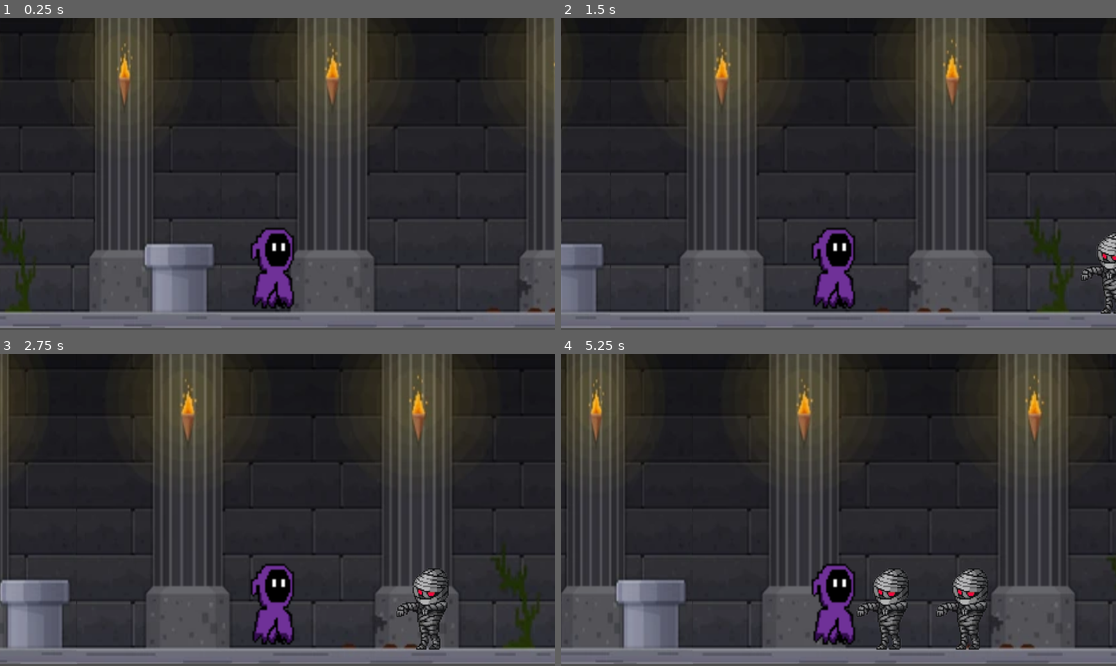
Above: before the commit, frames 1-4 (two rows, left to right).
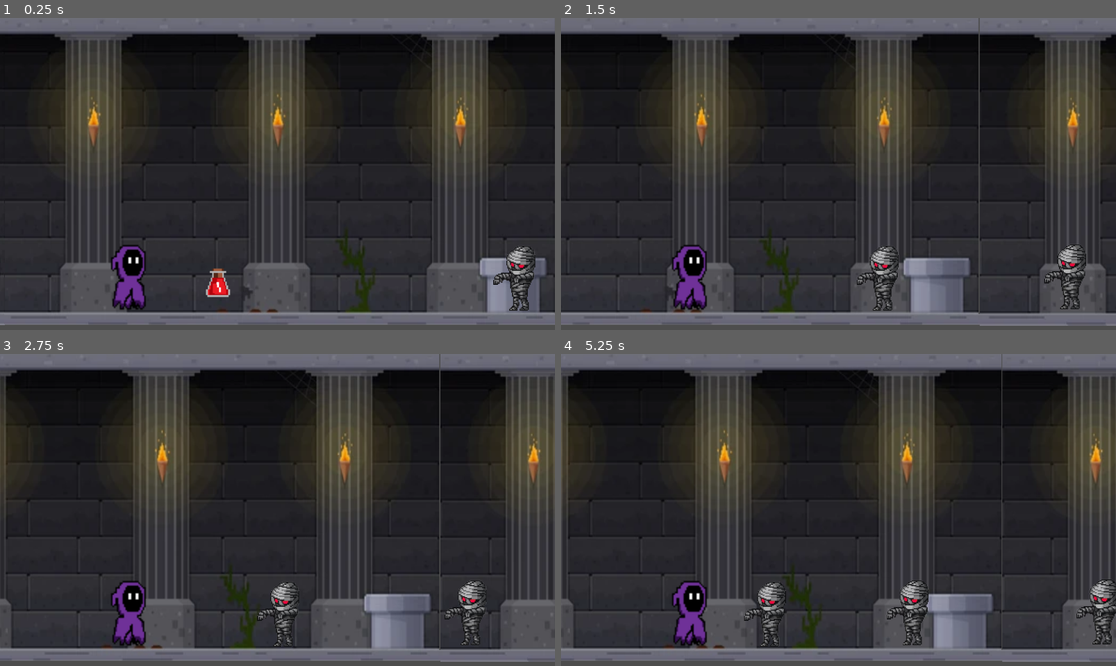
Above: after the commit, the same moments.

Repository: Waddle986/Game-Jam
Game: Godot game, scene res://platformer_game.tscn
Two runs of this game, one before a commit and one after it. Both use one fixed random seed, a clock stepped at 60 frames per second and the inputs below.
Inputs:
- Up to frame 1 (0.25 s): no input
- Up to frame 2 (1.5 s): hold D (move_right) from 0.53 s (still down)
- Up to frame 3 (2.75 s): release D (move_right) at 2.03 s; hold A (move_left) from 2.03 s (still down)
- Up to frame 4 (5.25 s): release A (move_left) at 2.78 s; hold D (move_right) 2.78-4.28 s; hold A (move_left) 4.28-5.03 s; hold D (move_right) from 5.03 s (still down)

The runs differ from the first frame. In frame 1, 43% of the frame differs, in the area x 0-100%, y 0-100%; in frame 2, 38%; in frame 3, 42%; in frame 4, 53%.

Commit message:
Add files via upload

Diff:
--- /dev/null
+++ b/block.tscn
@@ -0,0 +1,18 @@
+[gd_scene load_steps=3 format=3 uid="uid://c4dfojwnc8ncm"]
+
+[ext_resource type="Texture2D" uid="uid://bf4o2f1yleemk" path="res://background.png" id="1_im0tn"]
+
+[sub_resource type="RectangleShape2D" id="RectangleShape2D_xfwl5"]
+size = Vector2(100, 78)
+
+[node name="StaticBody2D" type="StaticBody2D"]
+
+[node name="Background" type="Sprite2D" parent="."]
+position = Vector2(1, 2)
+texture = ExtResource("1_im0tn")
+region_enabled = true
+region_rect = Rect2(426, 383, 101, 78)
+
+[node name="CollisionShape2D" type="CollisionShape2D" parent="."]
+position = Vector2(2, 3)
+shape = SubResource("RectangleShape2D_xfwl5")
--- /dev/null
+++ b/camera_2d.gd
@@ -0,0 +1,9 @@
+extends Camera2D
+
+var fixed_y = 0
+
+func _ready():
+	fixed_y = global_position.y
+
+func _process(delta):
+	global_position = Vector2(global_position.x, fixed_y)
--- a/enemy.gd
+++ b/enemy.gd
@@ -1,7 +1,6 @@
-extends CharacterBody2D
-
-const speed = 200
+extends CharacterBody2D # Or KinematicBody2D for Godot 3.x
+@export var speed: float = -100.0
 
 func _physics_process(delta):
-	velocity.x = -speed
+	velocity.x = speed  # Move to the right
 	move_and_slide()
--- a/enemy.tscn
+++ b/enemy.tscn
@@ -1,20 +1,28 @@
 [gd_scene load_steps=4 format=3 uid="uid://bqc854ok58jy8"]
 
-[ext_resource type="Script" path="res://enemy.gd" id="1_mttrr"]
+[ext_resource type="Script" uid="uid://b60nqpwkgpw2" path="res://enemy.gd" id="1_mttrr"]
 [ext_resource type="Texture2D" uid="uid://diuq4s7ocutp" path="res://Untitled_drawing-removebg-preview.png" id="2_girew"]
 
 [sub_resource type="RectangleShape2D" id="RectangleShape2D_nl0vd"]
 size = Vector2(96, 133)
 
-[node name="CharacterBody2D" type="CharacterBody2D"]
+[node name="Enemy" type="CharacterBody2D"]
 position = Vector2(1, 0)
 script = ExtResource("1_mttrr")
 
-[node name="UntitledDrawing-removebg-preview" type="Sprite2D" parent="."]
+[node name="Sprite2D" type="Sprite2D" parent="."]
 position = Vector2(-2, -1)
 scale = Vector2(0.360442, 0.387689)
 texture = ExtResource("2_girew")
 
+[node name="LedgeCheck" type="RayCast2D" parent="."]
+position = Vector2(-55, 32)
+
+[node name="WallCheck" type="RayCast2D" parent="."]
+position = Vector2(-54, -9.53674e-07)
+rotation = 1.31803
+target_position = Vector2(-12.974, 51.3875)
+
 [node name="CollisionShape2D" type="CollisionShape2D" parent="."]
 position = Vector2(-5, 2.5)
 shape = SubResource("RectangleShape2D_nl0vd")
--- a/platformer_game.tscn
+++ b/platformer_game.tscn
@@ -1,9 +1,12 @@
-[gd_scene load_steps=5 format=3 uid="uid://bi14cpsxonkhw"]
+[gd_scene load_steps=8 format=3 uid="uid://bi14cpsxonkhw"]
 
 [ext_resource type="Texture2D" uid="uid://bf4o2f1yleemk" path="res://background.png" id="1_4382m"]
 [ext_resource type="PackedScene" uid="uid://dolodrypyt3q0" path="res://player.gd.tscn" id="2_opmgh"]
 [ext_resource type="PackedScene" uid="uid://ckp7gagts6mhg" path="res://floor.tscn" id="3_dqpf4"]
+[ext_resource type="Script" uid="uid://cunr1jhdygfqw" path="res://camera_2d.gd" id="4_7hi1j"]
 [ext_resource type="PackedScene" uid="uid://bqc854ok58jy8" path="res://enemy.tscn" id="4_eises"]
+[ext_resource type="PackedScene" uid="uid://c4dfojwnc8ncm" path="res://block.tscn" id="4_vs4rv"]
+[ext_resource type="PackedScene" uid="uid://obf1vgk13u81" path="res://potion.tscn" id="5_bl7hc"]
 
 [node name="Node2D" type="Node2D"]
 
@@ -24,38 +27,164 @@
 region_enabled = true
 region_rect = Rect2(527, 1, 430, 479)
 
+[node name="Background4" type="Sprite2D" parent="Background2"]
+position = Vector2(956.224, -9.86288)
+scale = Vector2(1.14611, 1.01088)
+texture = ExtResource("1_4382m")
+region_enabled = true
+region_rect = Rect2(0, 0, 826, 459)
+
+[node name="Background5" type="Sprite2D" parent="Background2"]
+position = Vector2(958.744, 439.736)
+scale = Vector2(1.18708, 1.03)
+texture = ExtResource("1_4382m")
+region_enabled = true
+region_rect = Rect2(8, 29, 808, 430)
+
+[node name="Background3" type="Sprite2D" parent="."]
+position = Vector2(4006, 323)
+scale = Vector2(1.19687, 1.35386)
+texture = ExtResource("1_4382m")
+
+[node name="Background4" type="Sprite2D" parent="."]
+position = Vector2(5159, 309)
+scale = Vector2(1.21354, 1.34551)
+texture = ExtResource("1_4382m")
+region_enabled = true
+region_rect = Rect2(0, 0, 960, 461)
+
+[node name="Background5" type="Sprite2D" parent="."]
+position = Vector2(6319, 322)
+scale = Vector2(1.20313, 1.35595)
+texture = ExtResource("1_4382m")
+
 [node name="StaticBody2D" parent="." instance=ExtResource("3_dqpf4")]
-position = Vector2(577, 631)
+position = Vector2(574, 631)
 
 [node name="StaticBody2D2" parent="." instance=ExtResource("3_dqpf4")]
 position = Vector2(1725, 631)
 
-[node name="CharacterBody2D" parent="." instance=ExtResource("2_opmgh")]
-position = Vector2(98, 546)
+[node name="player" parent="." instance=ExtResource("2_opmgh")]
+position = Vector2(270, 555)
 
-[node name="Camera2D" type="Camera2D" parent="CharacterBody2D"]
-position = Vector2(4, -162)
+[node name="Camera2D" type="Camera2D" parent="player"]
+position = Vector2(305, -226)
 scale = Vector2(1.51288, -112.954)
-zoom = Vector2(1.25, 1.25)
+script = ExtResource("4_7hi1j")
 
-[node name="CharacterBody2D2" parent="." instance=ExtResource("4_eises")]
-position = Vector2(1514, 550)
+[node name="Enemy1" parent="." instance=ExtResource("4_eises")]
+position = Vector2(1100, 544)
 
-[node name="CharacterBody2D3" parent="." instance=ExtResource("4_eises")]
-position = Vector2(1141, 550)
+[node name="Enemy2" parent="." instance=ExtResource("4_eises")]
+position = Vector2(1489, 541)
 
-[node name="CharacterBody2D4" parent="." instance=ExtResource("4_eises")]
-position = Vector2(1835, 548)
-
-[node name="Background3" type="Sprite2D" parent="."]
-position = Vector2(2863, 309)
-scale = Vector2(1.36458, 1.35804)
-texture = ExtResource("1_4382m")
-region_enabled = true
-region_rect = Rect2(0, 0, 826, 459)
-
-[node name="StaticBody2D3" parent="." instance=ExtResource("3_dqpf4")]
-position = Vector2(2858, 27)
+[node name="Enemy3" parent="." instance=ExtResource("4_eises")]
+position = Vector2(1883, 539)
 
 [node name="StaticBody2D4" parent="." instance=ExtResource("3_dqpf4")]
 position = Vector2(-567, 630)
+
+[node name="StaticBody2D5" parent="." instance=ExtResource("4_vs4rv")]
+position = Vector2(2454, 531)
+
+[node name="StaticBody2D6" parent="." instance=ExtResource("4_vs4rv")]
+position = Vector2(2707, 461)
+
+[node name="StaticBody2D7" parent="." instance=ExtResource("4_vs4rv")]
+position = Vector2(2809, 461)
+
+[node name="StaticBody2D8" parent="." instance=ExtResource("4_vs4rv")]
+position = Vector2(3111, 560)
+
+[node name="StaticBody2D9" parent="." instance=ExtResource("4_vs4rv")]
+position = Vector2(3213, 560)
+
+[node name="StaticBody2D10" parent="." instance=ExtResource("3_dqpf4")]
+position = Vector2(4006, 635)
+
+[node name="Potion" parent="." instance=ExtResource("5_bl7hc")]
+position = Vector2(451, 564)
+
+[node name="Potion2" parent="." instance=ExtResource("5_bl7hc")]
+position = Vector2(2702, 392)
+
+[node name="Potion3" parent="." instance=ExtResource("5_bl7hc")]
+position = Vector2(2809, 393)
+
+[node name="Potion4" parent="." instance=ExtResource("5_bl7hc")]
+position = Vector2(3221, 493)
+
+[node name="Potion5" parent="." instance=ExtResource("5_bl7hc")]
+position = Vector2(2454, 463)
+
+[node name="Potion6" parent="." instance=ExtResource("5_bl7hc")]
+position = Vector2(3106, 493)
+
+[node name="Potion7" parent="." instance=ExtResource("5_bl7hc")]
+position = Vector2(3847, 576)
+
+[node name="Potion8" parent="." instance=ExtResource("5_bl7hc")]
+position = Vector2(4021, 575)
+
+[node name="Potion9" parent="." instance=ExtResource("5_bl7hc")]
+position = Vector2(4203, 579)
+
+[node name="StaticBody2D3" parent="." instance=ExtResource("4_vs4rv")]
+position = Vector2(4798, 521)
+
+[node name="StaticBody2D11" parent="." instance=ExtResource("4_vs4rv")]
+position = Vector2(4902, 521)
+
+[node name="StaticBody2D12" parent="." instance=ExtResource("4_vs4rv")]
+position = Vector2(5148, 394)
+
+[node name="StaticBody2D13" parent="." instance=ExtResource("4_vs4rv")]
+position = Vector2(5250, 394)
+
+[node name="StaticBody2D14" parent="." instance=ExtResource("4_vs4rv")]
+position = Vector2(5503, 293)
+
+[node name="StaticBody2D15" parent="." instance=ExtResource("4_vs4rv")]
+position = Vector2(5602, 293)
+
+[node name="StaticBody2D16" parent="." instance=ExtResource("4_vs4rv")]
+position = Vector2(5703, 293)
+
+[node name="Potion10" parent="." instance=ExtResource("5_bl7hc")]
+position = Vector2(4797, 457)
+
+[node name="Potion11" parent="." instance=ExtResource("5_bl7hc")]
+position = Vector2(4903, 456)
+
+[node name="Potion12" parent="." instance=ExtResource("5_bl7hc")]
+position = Vector2(5146, 319)
+
+[node name="Potion13" parent="." instance=ExtResource("5_bl7hc")]
+position = Vector2(5249, 321)
+
+[node name="Potion14" parent="." instance=ExtResource("5_bl7hc")]
+position = Vector2(5502, 227)
+
+[node name="Potion15" parent="." instance=ExtResource("5_bl7hc")]
+position = Vector2(5604, 221)
+
+[node name="Potion16" parent="." instance=ExtResource("5_bl7hc")]
+position = Vector2(5698, 225)
+
+[node name="StaticBody2D17" parent="." instance=ExtResource("3_dqpf4")]
+position = Vector2(6315, 635)
+
+[node name="Potion17" parent="." instance=ExtResource("5_bl7hc")]
+position = Vector2(6069, 580)
+
+[node name="Potion18" parent="." instance=ExtResource("5_bl7hc")]
+position = Vector2(6166, 584)
+
+[node name="Potion19" parent="." instance=ExtResource("5_bl7hc")]
+position = Vector2(6258, 583)
+
+[node name="Potion20" parent="." instance=ExtResource("5_bl7hc")]
+position = Vector2(6350, 583)
+
+[node name="Enemy" parent="." instance=ExtResource("4_eises")]
+position = Vector2(6603, 553)
--- a/player.gd
+++ b/player.gd
@@ -1,8 +1,8 @@
 extends CharacterBody2D
 
-
+var score = 0
 const SPEED = 300.0
-const JUMP_VELOCITY = -400.0
+const JUMP_VELOCITY = -525.0
 
 # Get the gravity from the project settings to be synced with RigidBody nodes.
 var gravity = ProjectSettings.get_setting("physics/2d/default_gravity")
--- /dev/null
+++ b/potion.gd
@@ -0,0 +1,10 @@
+extends Area2D
+
+
+
+
+func _on_body_entered(body: Node2D) -> void:
+	if body.name == "player":
+		body.score += 1
+		self.queue_free()
+		print(body.score)
--- a/potion.tscn
+++ b/potion.tscn
@@ -1,16 +1,20 @@
-[gd_scene load_steps=3 format=3 uid="uid://bj21tv0algpqc"]
+[gd_scene load_steps=4 format=3 uid="uid://obf1vgk13u81"]
 
+[ext_resource type="Script" uid="uid://cunn68fg8j2fa" path="res://potion.gd" id="1_174ht"]
 [ext_resource type="Texture2D" uid="uid://cicen8i6suvi5" path="res://pixilart-drawing.png" id="1_d4lyd"]
 
-[sub_resource type="RectangleShape2D" id="RectangleShape2D_l4oke"]
-size = Vector2(50, 59)
+[sub_resource type="RectangleShape2D" id="RectangleShape2D_174ht"]
+size = Vector2(51, 60)
 
-[node name="StaticBody2D" type="StaticBody2D"]
+[node name="Potion" type="Area2D"]
+script = ExtResource("1_174ht")
 
 [node name="Pixilart-drawing" type="Sprite2D" parent="."]
-position = Vector2(-2, -6)
+position = Vector2(-1, -7)
 texture = ExtResource("1_d4lyd")
 
 [node name="CollisionShape2D" type="CollisionShape2D" parent="."]
-position = Vector2(0, -8.5)
-shape = SubResource("RectangleShape2D_l4oke")
+position = Vector2(0.5, -9)
+shape = SubResource("RectangleShape2D_174ht")
+
+[connection signal="body_entered" from="." to="." method="_on_body_entered"]
--- a/project.godot
+++ b/project.godot
@@ -12,34 +12,34 @@
 
 config/name="Game Jam"
 run/main_scene="res://platformer_game.tscn"
-config/features=PackedStringArray("4.2", "Forward Plus")
+config/features=PackedStringArray("4.4", "Forward Plus")
 config/icon="res://icon.svg"
 
 [input]
 
 move_right={
 "deadzone": 0.5,
-"events": [Object(InputEventKey,"resource_local_to_scene":fa …(172 unchanged characters)… eycode":68,"key_label":0,"unicode":100,"echo":false,"script":null)
+"events": [Object(InputEventKey,"resource_local_to_scene":fa …(172 unchanged characters)… eycode":68,"key_label":0,"unicode":100,"location":0,"echo":false,"script":null)
 ]
 }
 move_left={
 "deadzone": 0.5,
-"events": [Object(InputEventKey,"resource_local_to_scene":fa …(171 unchanged characters)… keycode":65,"key_label":0,"unicode":97,"echo":false,"script":null)
+"events": [Object(InputEventKey,"resource_local_to_scene":fa …(171 unchanged characters)… keycode":65,"key_label":0,"unicode":97,"location":0,"echo":false,"script":null)
 ]
 }
 ui_jump={
 "deadzone": 0.5,
-"events": [Object(InputEventKey,"resource_local_to_scene":fa …(172 unchanged characters)… eycode":75,"key_label":0,"unicode":107,"echo":false,"script":null)
-, Object(InputEventKey,"resource_local_to_scene":false,"reso …(163 unchanged characters)… eycode":87,"key_label":0,"unicode":119,"echo":false,"script":null)
+"events": [Object(InputEventKey,"resource_local_to_scene":fa …(172 unchanged characters)… eycode":75,"key_label":0,"unicode":107,"location":0,"echo":false,"script":null)
+, Object(InputEventKey,"resource_local_to_scene":false,"reso …(163 unchanged characters)… eycode":87,"key_label":0,"unicode":119,"location":0,"echo":false,"script":null)
 ]
 }
 ui_shoot={
 "deadzone": 0.5,
-"events": [Object(InputEventKey,"resource_local_to_scene":fa …(172 unchanged characters)… eycode":74,"key_label":0,"unicode":106,"echo":false,"script":null)
+"events": [Object(InputEventKey,"resource_local_to_scene":fa …(172 unchanged characters)… eycode":74,"key_label":0,"unicode":106,"location":0,"echo":false,"script":null)
 ]
 }
 ui_gravity={
 "deadzone": 0.5,
-"events": [Object(InputEventKey,"resource_local_to_scene":fa …(171 unchanged characters)… keycode":32,"key_label":0,"unicode":32,"echo":false,"script":null)
+"events": [Object(InputEventKey,"resource_local_to_scene":fa …(171 unchanged characters)… keycode":32,"key_label":0,"unicode":32,"location":0,"echo":false,"script":null)
 ]
 }
Not shown, added: camera_2d.gd.uid
Not shown, added: enemy.gd.uid
Not shown, added: fireball.gd.uid
Not shown: 1 places in fireball.tscn that only renumber resources
Not shown: 1 places in player.gd.tscn that only renumber resources
Not shown, added: player.gd.uid
Not shown, added: potion.gd.uid
